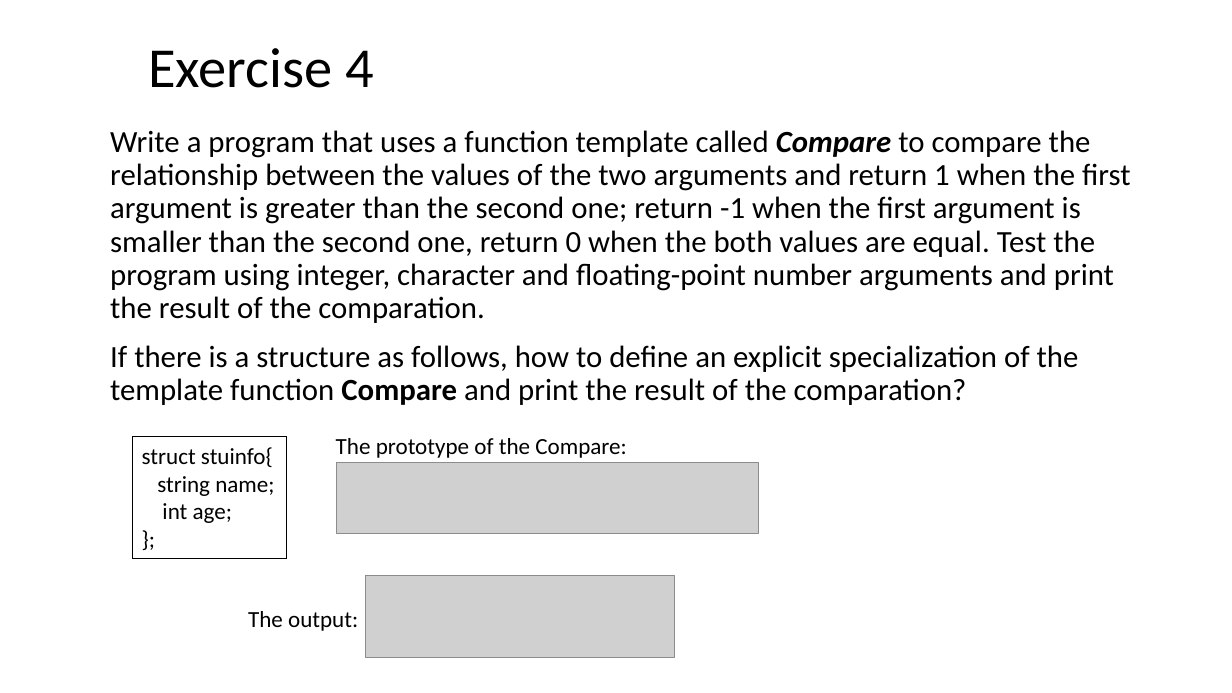
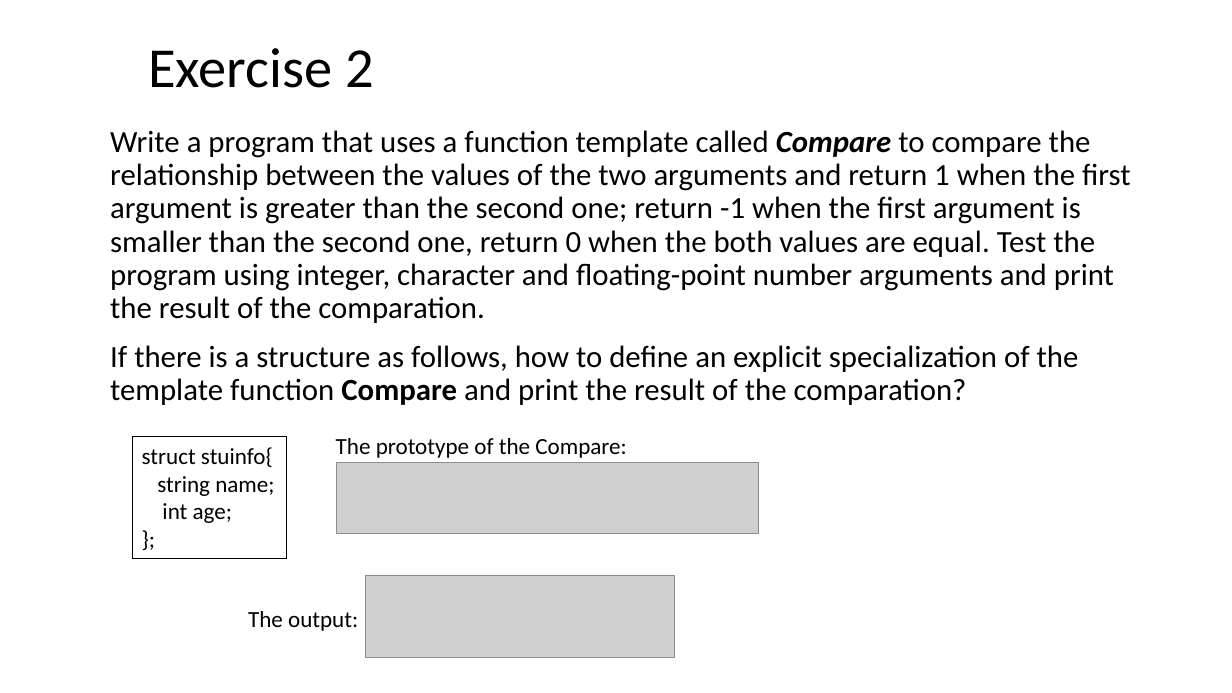
Before and after one commit to ShiqiYu/CPP, a slide deck: slide 14 of week07/Lab07.pptx (slide 11 before the commit). Drawn at 1232x693 pixels with LibreOffice and Linux fonts; fonts in the diff are those of the drawing; grey boxes stand for pictures; background and template pictures are left out. Boxes give left, top, right and bottom in pixels: in the first picture for what was removed or moved away, otherwise in the second. Text is boxed around its words. In the diff, an @@ line names an element or a change of style, - is before the commit and + after.

```diff
--- a/week07/Lab07.pptx
+++ b/week07/Lab07.pptx
@@ title at (148,48,374,88): text changed @@
-Exercise 4
+Exercise 2
```
Also in this commit, not shown: 3 other slides changed, 6 slides added, 3 slides removed, 1 other file.
